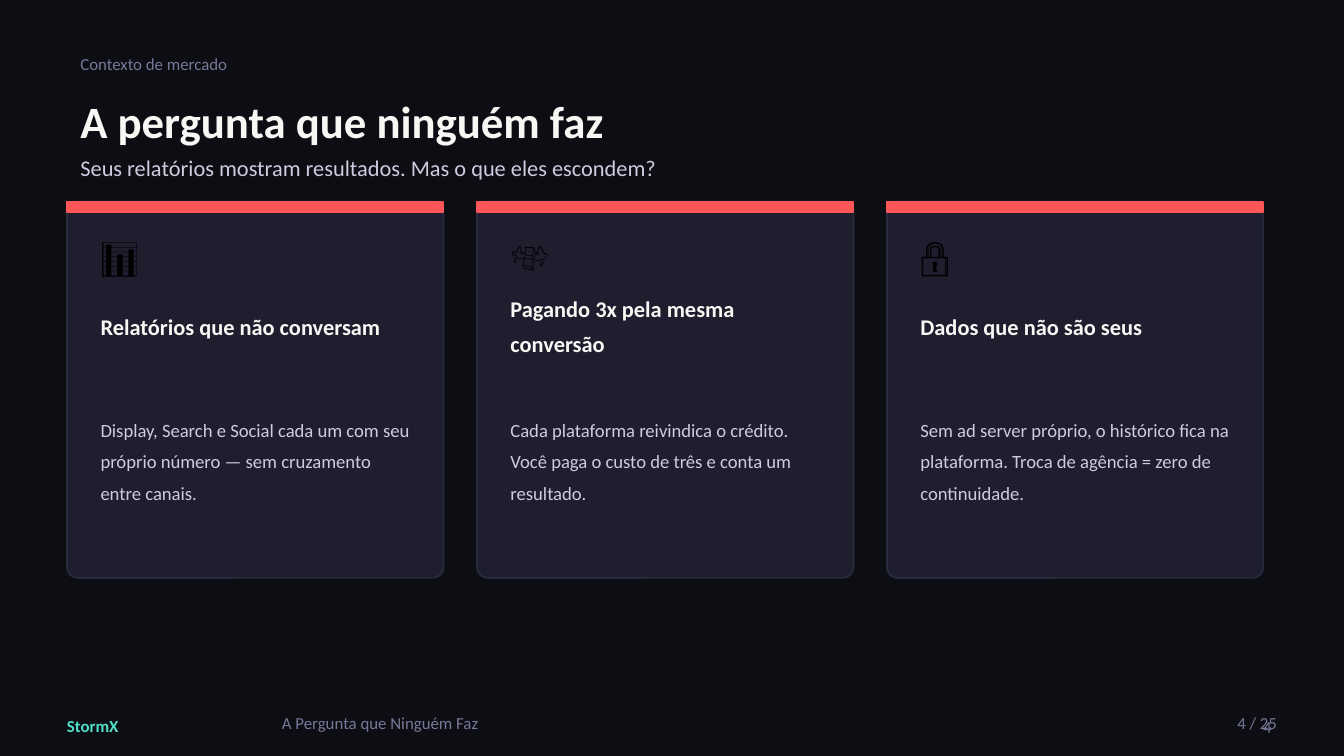
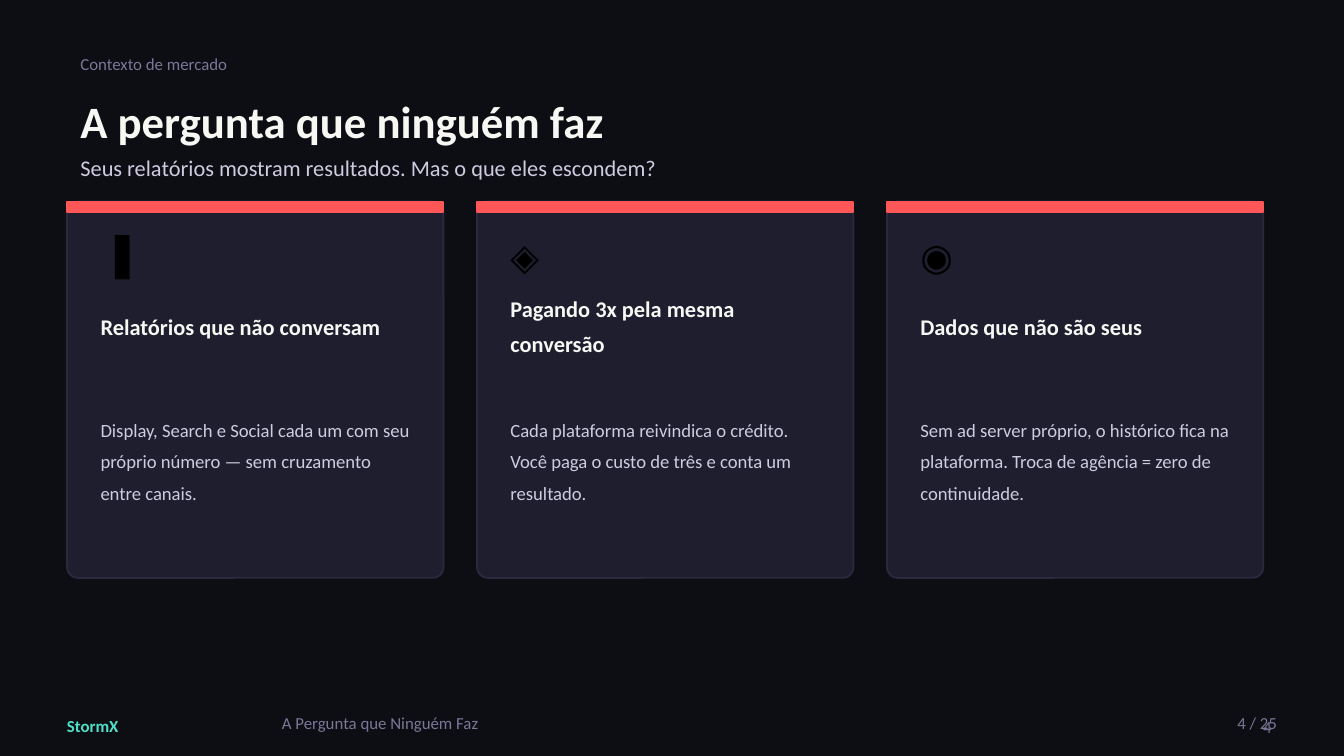
Before and after one commit to falssp/Projeto-NC, a slide deck: slide 4 of Treinamentos/CM360XFT-IN/StormX_-_CM360xFTIN_v01.pptx. Drawn at 1344x756 pixels with LibreOffice and Linux fonts; fonts in the diff are those of the drawing. Boxes give left, top, right and bottom in pixels: in the first picture for what was removed or moved away, otherwise in the second. Text is boxed around its words. In the diff, an @@ line names an element or a change of style, - is before the commit and + after.

```diff
--- a/Treinamentos/CM360XFT-IN/StormX_-_CM360xFTIN_v01.pptx
+++ b/Treinamentos/CM360XFT-IN/StormX_-_CM360xFTIN_v01.pptx
@@ text at (87, 228, 155, 282): text changed @@
-📊
+▐
@@ text at (497, 228, 564, 282): text changed @@
-💸
+◈
@@ text at (907, 228, 974, 282): text changed @@
-🔒
+◉
```
Also in this commit, not shown: 6 other slides changed, 1 other file.
